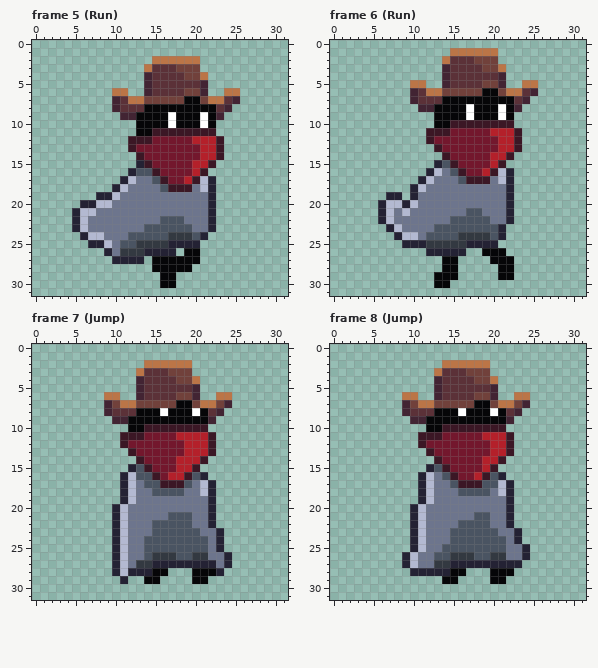
A pixel-art file gets an edit: aseprite/player.aseprite. The first picture shows the starting point.
32x32 pixels, 17 frames. Shown: frame 5 (Run), frame 6 (Run), frame 7 (Jump), frame 8 (Jump). The commit also changed other frames, which this record leaves out.
The same view after the edit:
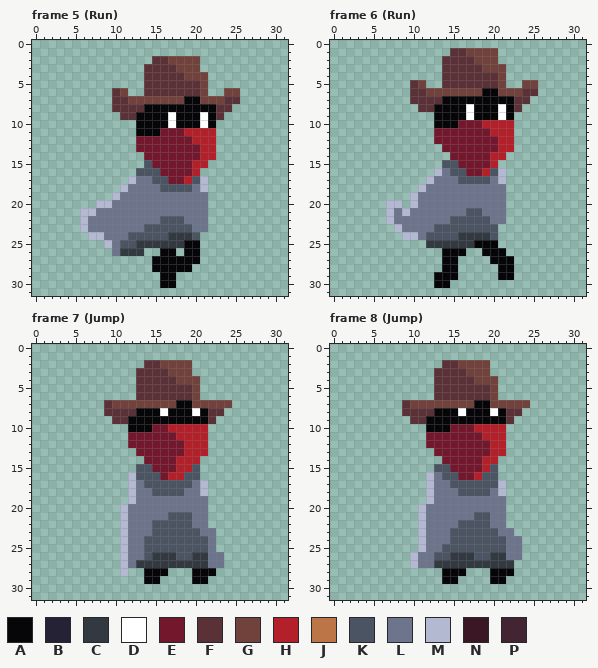
Palette (. is transparent): A #060608  B #242234  C #333941  D #ffffff  E #73172d  F #5b3138  G #71413b  H #b4202a  J #bb7547  K #4a5462  L #6d758d  M #b3b9d1  N #3b1725  P #422433
The exact change:
layer "outline" now hidden
--- frame 5 (Run)
@@ x 0..31 @@
  1 ................................
- 2 ...............JJJJJJ...........
- 3 ..............JFFFGGG...........
- 4 ..............PFFFFGGJ..........
- 5 ..............PFFFFFFP..........
- 6 ..........JJ..PFFFFGGP..JJ......
- 7 ..........PFJJGGGGGAAGJJFP......
- 8 ..........PFFFAAAAAAAAAFP.......
- 9 ...........PPAAAADAAADAP........
+ 2 ...............FFGGGG...........
+ 3 ..............FFFFGGG...........
+ 4 ..............FFFFFGGG..........
+ 5 ..............FFFFFFFG..........
+ 6 ..........FG..FFFFFFFG..GG......
+ 7 ..........FFGGGGGGGAAGGGFF......
+ 8 ..........FFFFAAAAAAAAAFF.......
+ 9 ...........FFAAAADAAADAF........
 10 .............AAAADAAADA.........
-11 .............AANNNNNNNN.........
-12 ............NNNEEEEEHHHN........
-13 ............NEEEEEEEEHHN........
-14 .............NEEEEEEEHHN........
-15 .............BNEEEEEHHN.........
-16 ............BKKNEEEEHN..........
-17 ...........BMLLKNEEHNMB.........
-18 ..........BMLLLLKNNNLMB.........
-19 ........BBMLLLLLLLLLLLB.........
-20 ......BBMMLLLLLLLLLLLLB.........
-21 .....BMMLLLLLLLLLLLLLLB.........
-22 .....BMLLLLLLLLLKKKLLLB.........
-23 .....BMLLLLLLLKKKKKKLLB.........
-24 ......BMMLLLKKKKKCCCKB..........
-25 .......BBMLKKCCCCBBBB...........
-26 .........BLCCCBBBB.AA...........
-27 ..........BBBB.AAAAAA...........
+11 .............AAAEEEHHHH.........
+12 .............EEEEEEEHHH.........
+13 .............EEEEEEEEHH.........
+14 ..............EEEEEEEHH.........
+15 ..............KEEEEEHH..........
+16 .............KKKEEEEH...........
+17 ............MLLKKEEHKM..........
+18 ...........MLLLLKKKKLM..........
+19 ..........MLLLLLLLLLLL..........
+20 ........MMLLLLLLLLLLLL..........
+21 ......MMLLLLLLLLLLLLLL..........
+22 ......MLLLLLLLLLKKKLLL..........
+23 ......MLLLLLLLKKKKKKLL..........
+24 .......MMLLLKKKKKCCCK...........
+25 .........MLKKCCCCCCAA...........
+26 ..........LCCC..AA.AA...........
+27 ...............AAAAAA...........
 28 ...............AAAAA............
--- frame 6 (Run)
@@ x 0..31 @@
  0 ................................
- 1 ...............JJJJJJ...........
- 2 ..............JFFFGGG...........
- 3 ..............PFFFFGGJ..........
- 4 ..............PFFFFFFP..........
- 5 ..........JJ..PFFFFGGP..JJ......
- 6 ..........PFJJGGGGGAAGJJFP......
- 7 ..........PFFFAAAAAAAAAFP.......
- 8 ...........PPAAAADAAADAP........
+ 1 ...............FFGGGG...........
+ 2 ..............FFFFGGG...........
+ 3 ..............FFFFFGGG..........
+ 4 ..............FFFFFFFG..........
+ 5 ..........FG..FFFFFFFG..GG......
+ 6 ..........FFGGGGGGGAAGGGFF......
+ 7 ..........FFFFAAAAAAAAAFF.......
+ 8 ...........FFAAAADAAADAF........
  9 .............AAAADAAADA.........
-10 .............AANNNNNNNN.........
-11 ............NNNEEEEEHHHN........
-12 ............NEEEEEEEEHHN........
-13 .............NEEEEEEEHHN........
-14 ..............NEEEEEHHN.........
-15 .............BKNEEEEHN..........
-16 ............BMLKNEEHNMB.........
-17 ...........BMLLLKNNNLMB.........
-18 ..........BMLLLLLLLLLLB.........
-19 .......BB.BLLLLLLLLLLLB.........
-20 ......BMMBMLLLLLLLLLLLB.........
-21 ......BMLMLLLLLLLKKLLLB.........
-22 ......BMLLLLLLLKKKKKLLB.........
-23 .......BMLLLLKKKKKKKKB..........
-24 ........BMMLKKKKCCCCKB..........
-25 .........BBBCCCCCBBBB...........
-26 ............BBBBB..AAA..........
+10 .............AAAEEEHHHH.........
+11 .............EEEEEEEHHH.........
+12 .............EEEEEEEEHH.........
+13 ..............EEEEEEEHH.........
+14 ...............EEEEEHH..........
+15 ..............KKEEEEH...........
+16 .............MLKKEEHKM..........
+17 ............MLLLKKKKLM..........
+18 ...........MLLLLLLLLLL..........
+19 ..........MLLLLLLLLLLL..........
+20 .......MM.MLLLLLLLLLLL..........
+21 .......MLMLLLLLLLKKLLL..........
+22 .......MLLLLLLLKKKKKLL..........
+23 ........MLLLLKKKKKKKK...........
+24 .........MMLKKKKCCCCK...........
+25 ............CCCCCCAAA...........
+26 ..............AAA..AAA..........
 27 ..............AA....AAA.........
--- frame 7 (Jump)
@@ x 7..26 @@
  1 ....................
- 2 .......JJJJJJ.......
- 3 ......JFFFGGG.......
- 4 ......PFFFFGGJ......
- 5 ......PFFFFFFP......
- 6 ..JJ..PFFFFGGP..JJ..
- 7 ..PGJJGGGGGAAGJJGP..
- 8 ..PFFFAAADAAADAFP...
- 9 ...PPAAAAAAAAAAP....
-10 .....AANNNNNNNN.....
-11 ....NNNEEEEHHHHN....
-12 ....NEEEEEEEHHHN....
-13 .....NEEEEEEHHHN....
-14 ......NEEEEHHHN.....
-15 .....BKNEEEHHN......
-16 ....BMKKNEHHNKB.....
-17 ....BMLKKNNNKLMB....
-18 ....BMLLKKKKLLMB....
-19 ....BMLLLLLLLLLB....
-20 ...BMLLLLLLLLLLB....
-21 ...BMLLLLLKKKLLB....
-22 ...BMLLLKKKKKLLB....
-23 ...BMLLLKKKKKKLLB...
-24 ...BMLLKKKKKKKKLB...
-25 ...BMLLKKKKKKKKLB...
-26 ...BMLLKCCCKKCCLLB..
-27 ...BMLCCBBBBBBBBLB..
-28 ...BMBBBAA...AAAB...
-29 ....B..AA....AA.....
+ 2 .......FFGGGG.......
+ 3 ......FFFFGGG.......
+ 4 ......FFFFFGGG......
+ 5 ......FFFFFFFG......
+ 6 ......FFFFFFFG......
+ 7 ..FGGGGGGGGAAGGGGG..
+ 8 ..FFFFAAADAAADAFF...
+ 9 ...FFAAAAAAAAAAF....
+10 .....AAAEEHHHHH.....
+11 .....EEEEEEHHHH.....
+12 .....EEEEEEEHHH.....
+13 ......EEEEEEHHH.....
+14 .......EEEEHHH......
+15 ......KKEEEHHK......
+16 .....MKKKEHHKK......
+17 .....MLKKKKKKLM.....
+18 .....MLLKKKKLLM.....
+19 .....MLLLLLLLLL.....
+20 ....MLLLLLLLLLL.....
+21 ....MLLLLLKKKLL.....
+22 ....MLLLKKKKKLL.....
+23 ....MLLLKKKKKKLL....
+24 ....MLLKKKKKKKKL....
+25 ....MLLKKKKKKKKL....
+26 ....MLLKCCCKKCCLL...
+27 ....MLCCCCCCCCCLL...
+28 ....M..AAA...AAA....
+29 .......AA....AA.....
 30 ....................
--- frame 8 (Jump)
@@ x 7..26 @@
  1 ....................
- 2 .......JJJJJJ.......
- 3 ......JFFFGGG.......
- 4 ......PFFFFGGJ......
- 5 ......PFFFFFFP......
- 6 ..JJ..PFFFFGGP..JJ..
- 7 ..PGJJGGGGGAAGJJGP..
- 8 ..PFFFAAADAAADAFP...
- 9 ...PPAAAAAAAAAAP....
-10 .....AANNNNNNNN.....
-11 ....NNNEEEEEHHHN....
-12 ....NEEEEEEEEHHN....
-13 .....NEEEEEEEHHN....
-14 ......NEEEEEHHN.....
-15 .....BKNEEEEHN......
-16 ....BMLKNEEHNKB.....
-17 ....BMLLKNNNKKMB....
-18 ....BMLLLKKKKLMB....
-19 ....BMLLLLLLLLLB....
-20 ...BMLLLLLLLLLLB....
-21 ...BMLLLLLLKKLLB....
-22 ...BMLLLLKKKKLLB....
-23 ...BMLLLKKKKKKLLB...
-24 ...BMLLLKKKKKKKLB...
-25 ...BMLLKKKKKKKKLLB..
-26 ..BMLLKKCCCKKCCLLB..
-27 ..BMLLCCBBBBBBBBB...
-28 ...BBBBBAA...AAA....
+ 2 .......FFGGGG.......
+ 3 ......FFFFGGG.......
+ 4 ......FFFFFGGG......
+ 5 ......FFFFFFFG......
+ 6 ......FFFFFFFG......
+ 7 ..FGGGGGGGGAAGGGGG..
+ 8 ..FFFFAAADAAADAFF...
+ 9 ...FFAAAAAAAAAAF....
+10 .....AAAEEEHHHH.....
+11 .....EEEEEEEHHH.....
+12 .....EEEEEEEEHH.....
+13 ......EEEEEEEHH.....
+14 .......EEEEEHH......
+15 ......KKEEEEHK......
+16 .....MLKKEEHKK......
+17 .....MLLKKKKKKM.....
+18 .....MLLLKKKKLM.....
+19 .....MLLLLLLLLL.....
+20 ....MLLLLLLLLLL.....
+21 ....MLLLLLLKKLL.....
+22 ....MLLLLKKKKLL.....
+23 ....MLLLKKKKKKLL....
+24 ....MLLLKKKKKKKLL...
+25 ....MLLKKKKKKKKLL...
+26 ...MLLKKCCCKKCCLL...
+27 ...MLLCCCCCCCCCC....
+28 .......AAA...AAA....
 29 .......AA....AA.....
Boxes around the changes in both pictures, in picture pixels (x1, y1, x2, y2):
changed: (72, 56, 240, 264)
changed: (378, 48, 538, 256)
changed: (104, 360, 232, 584)
changed: (402, 360, 530, 576)
